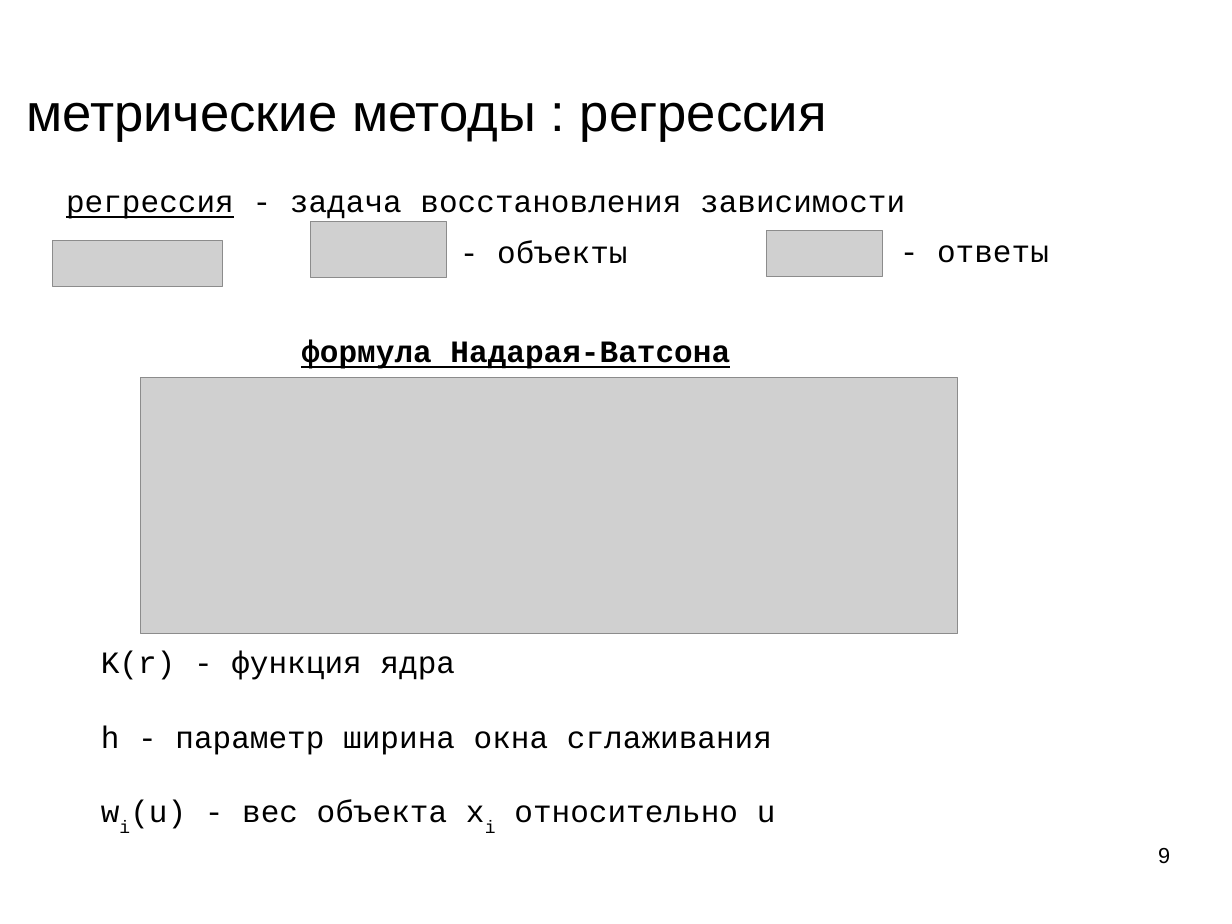
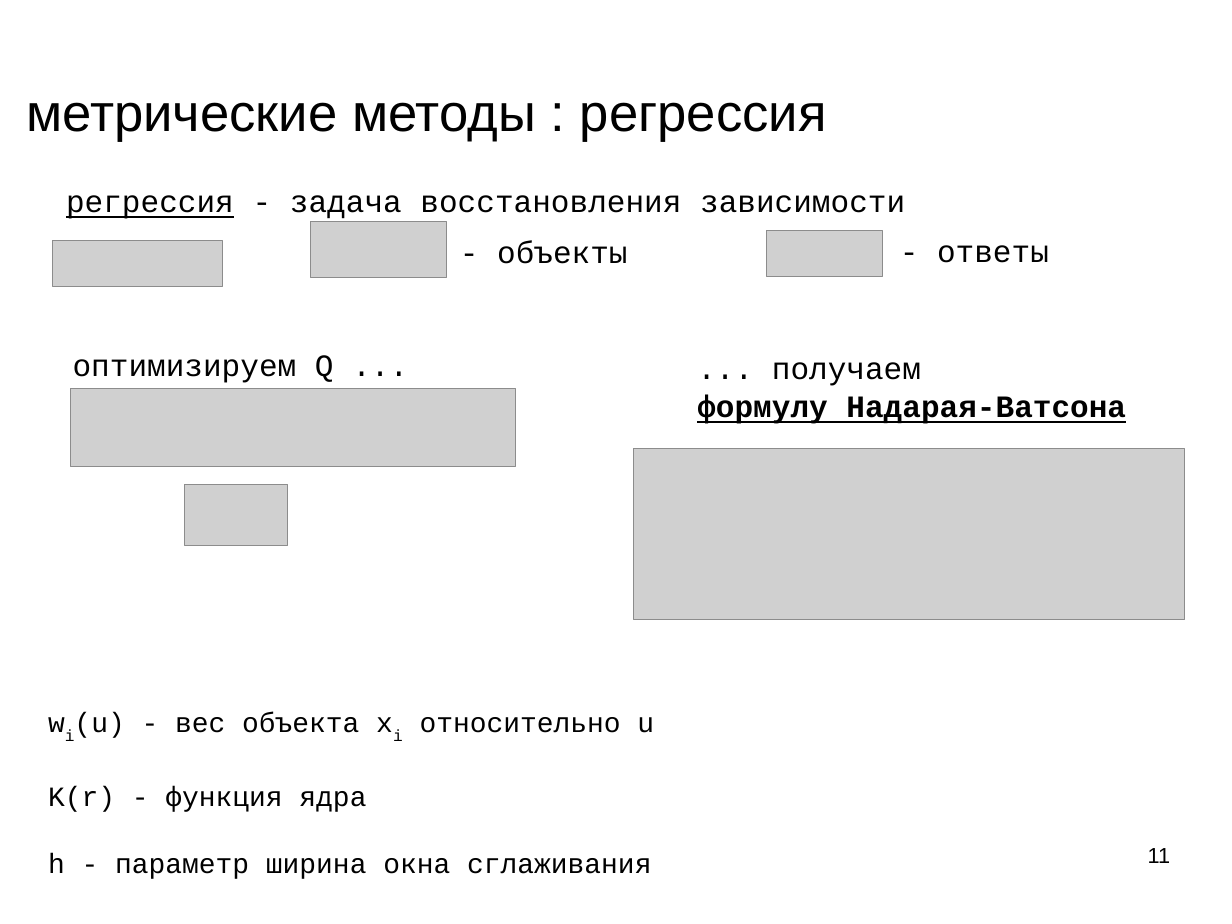
Before and after one commit to mechanoid5/ml_lectorium_legacy, a slide deck: slide 11 of 05-regression-metric.odp (slide 9 before the commit). Drawn at 1232x924 pixels with LibreOffice and Linux fonts; fonts in the diff are those of the drawing; grey boxes stand for pictures; background and template pictures are left out. Boxes give left, top, right and bottom in pixels: in the first picture for what was removed or moved away, otherwise in the second. Text is boxed around its words. In the diff, an @@ line names an element or a change of style, - is before the commit and + after.

```diff
--- a/05-regression-metric.odp
+++ b/05-regression-metric.odp
@@ text added at [73,355,334,383], 20 pt, text #000000 @@
+оптимизируем Q ...
@@ picture added at [70,389,517,467] @@
@@ text at [697,362,1126,424]: text changed @@
-формула Надарая-Ватсона
+... получаем
+формулу Надарая-Ватсона
@@ picture: place and size @@
-picture at [141,378,958,634]
+picture at [634,449,1185,620]
@@ picture added at [184,484,287,546] @@
@@ text "wi(u) - вес объекта xi ...": place and size @@
-text "wi(u) - вес объекта xi ..." at [101,651,776,829]
+text "wi(u) - вес объекта xi ..." at [48,712,654,879]
@@ text at [74,712,654,738]: paragraph added @@
+wi(u) - вес объекта xi относительно u
@@ text at [48,786,651,879]: size 20 to 18 pt in "K(r) - функция ядра", "h - параметр ширина окна сглаживания" @@
@@ text at [130,800,776,829]: paragraph removed @@
-wi(u) - вес объекта xi относительно u
@@ page number at [1148,848,1171,863]: text changed @@
-9
+11
```
Also in this commit, not shown: 5 other slides changed, 7 slides added, 1 slide removed.
